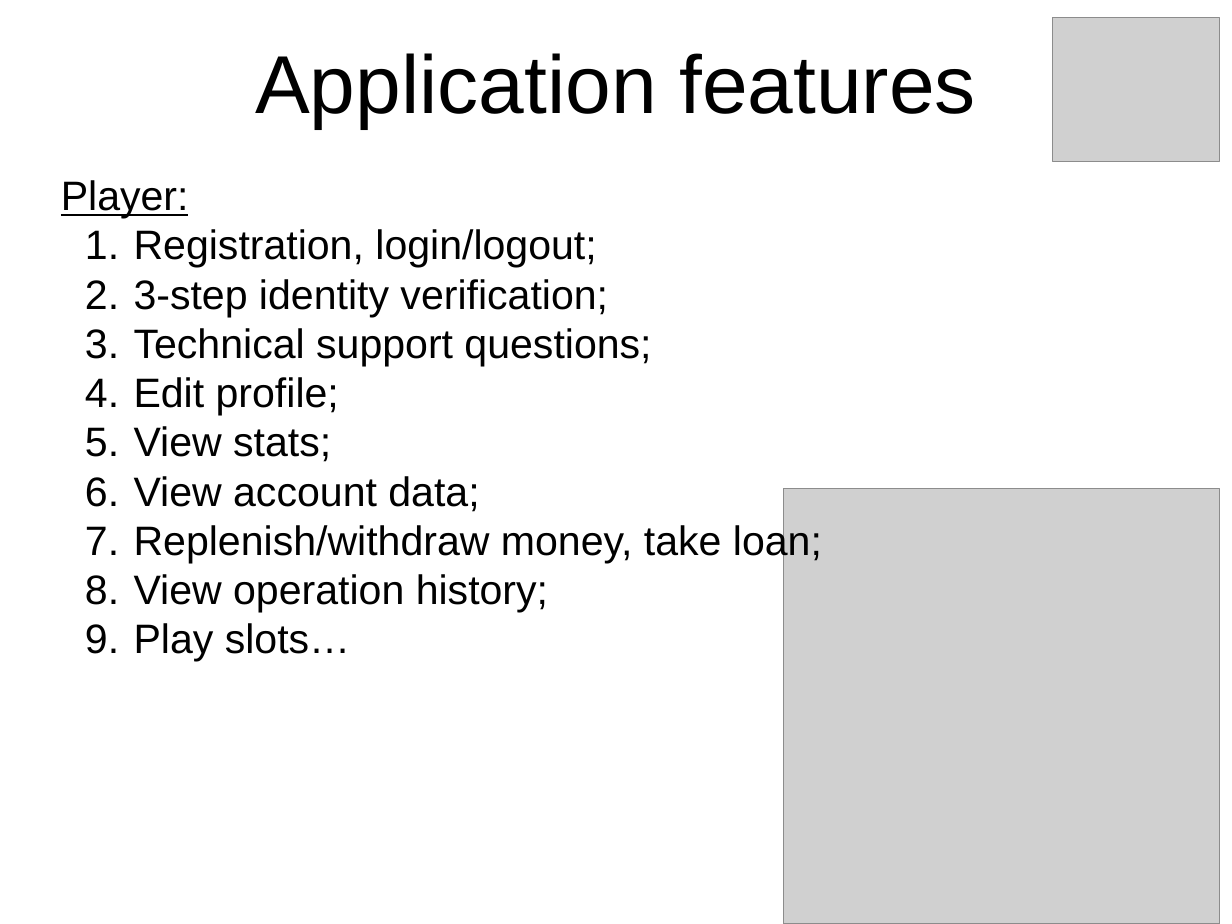
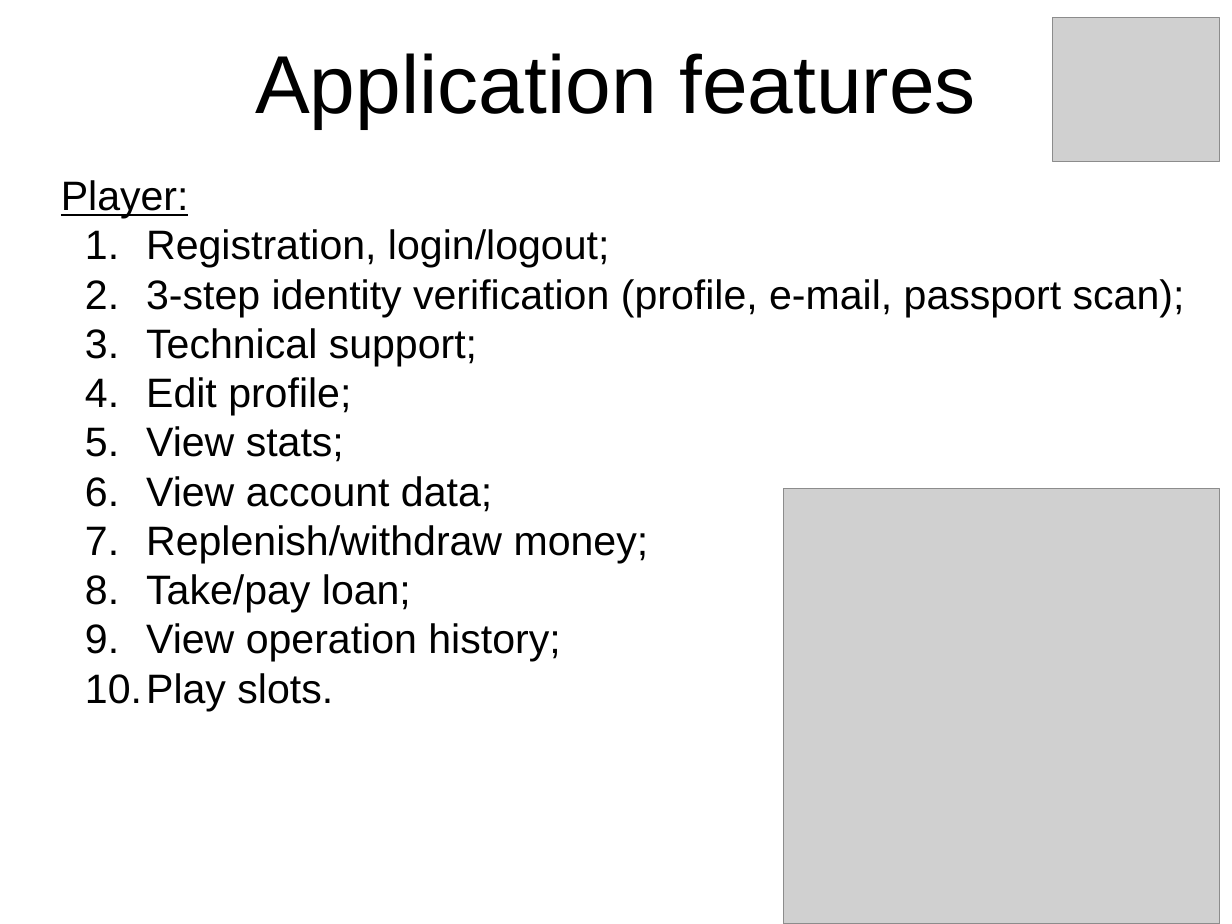
Before and after one commit to jahstreet/JCasino, a slide deck: slide 2 of JCasino presentation.pptx. Drawn at 1232x924 pixels with LibreOffice and Linux fonts; fonts in the diff are those of the drawing; grey boxes stand for pictures; background and template pictures are left out. Boxes give left, top, right and bottom in pixels: in the first picture for what was removed or moved away, otherwise in the second. Text is boxed around its words. In the diff, an @@ line names an element or a change of style, - is before the commit and + after.

```diff
--- a/JCasino presentation.pptx
+++ b/JCasino presentation.pptx
@@ text at (x1=146, y1=229, x2=609, y2=662): indent changed @@
@@ text at (x1=146, y1=279, x2=1185, y2=366): text changed @@
-2. 3-step identity verification;
-3. Technical support questions;
+2. 3-step identity verification (profile, e-mail, passport scan);
+3. Technical support;
@@ text at (x1=146, y1=525, x2=649, y2=613): text changed @@
-7. Replenish/withdraw money, take loan;
+7. Replenish/withdraw money;
+8. Take/pay loan;
@@ text at (x1=85, y1=673, x2=333, y2=711): text changed @@
-9. Play slots…
+10. Play slots.
```
Also in this commit, not shown: 13 other slides changed, 15 other files.
